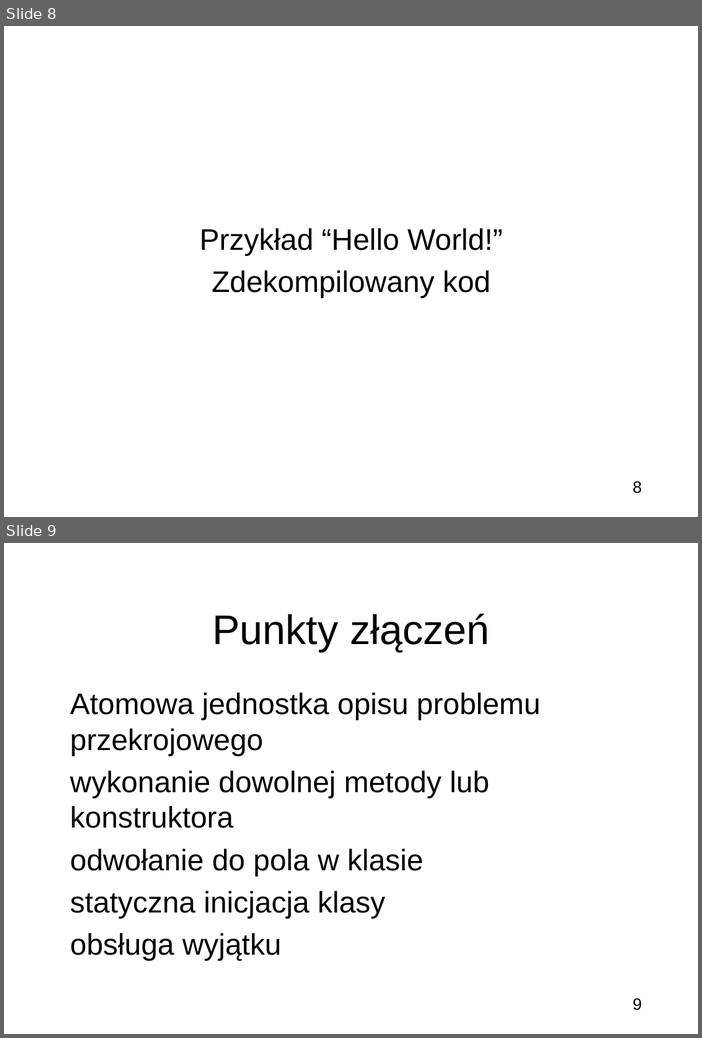
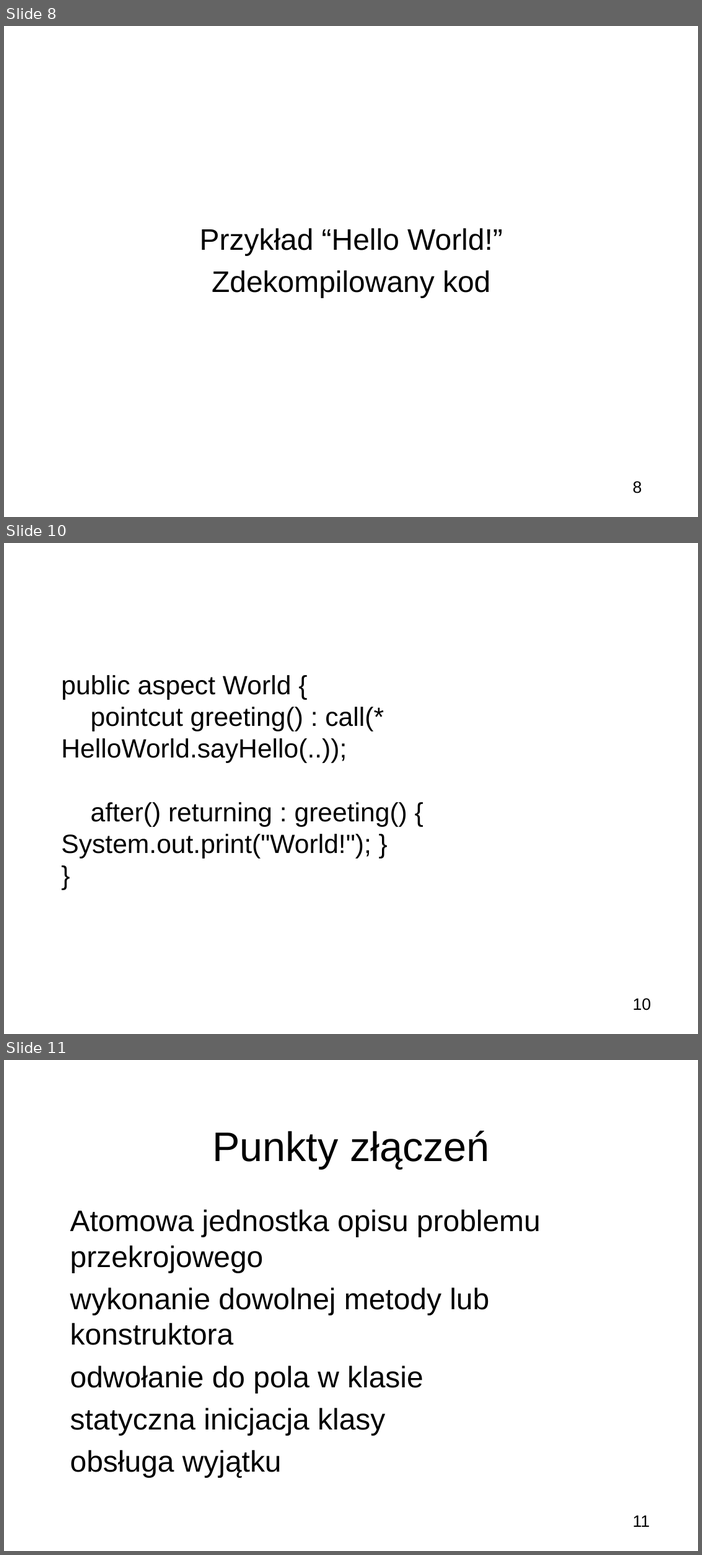
Before and after one commit to bercik/zti_seminar, a slide deck: prezentacja.odp. Shown one above the other, each under a label of ours: slides 8 and 9 before the commit, slides 8, 10 and 11 after it; the slides between them are not shown. The pictures are 702x1038 and 702x1555 pixels, drawn with LibreOffice and Linux fonts; fonts in the diff are those of the drawing; background and template pictures are left out. Boxes give left, top, right and bottom in pixels: in the first picture for what was removed or moved away, otherwise in the second. Text is boxed around its words. In the diff, an @@ line names an element or a change of style, - is before the commit and + after.

```diff
--- a/prezentacja.odp
+++ b/prezentacja.odp
@@ slide 10 added at (4,543,698,1034), background picture (left out); not listed: 1 template element that a slide beside it also shows @@
@@ subtitle added at (61,675,408,859), 32 pt, text #000000 @@
+public aspect World {
+pointcut greeting() : call(* HelloWorld.sayHello(..));
+after() returning : greeting() {
+System.out.print("World!"); }
+}
@@ what was slide 9 is now slide 11 @@
@@ page number at (633,1515,651,1527): text changed @@
-9
+11
```
Also in this commit, not shown: 1 other slide added.
